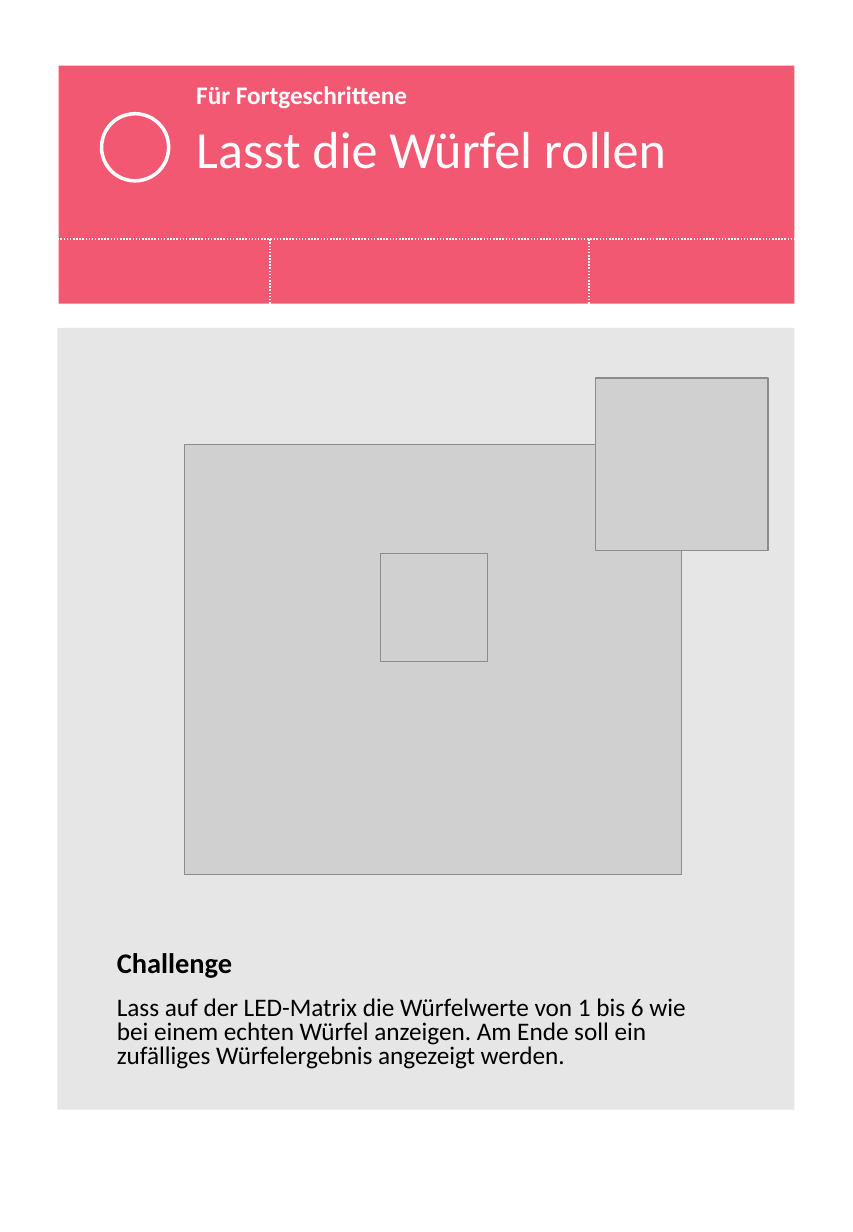
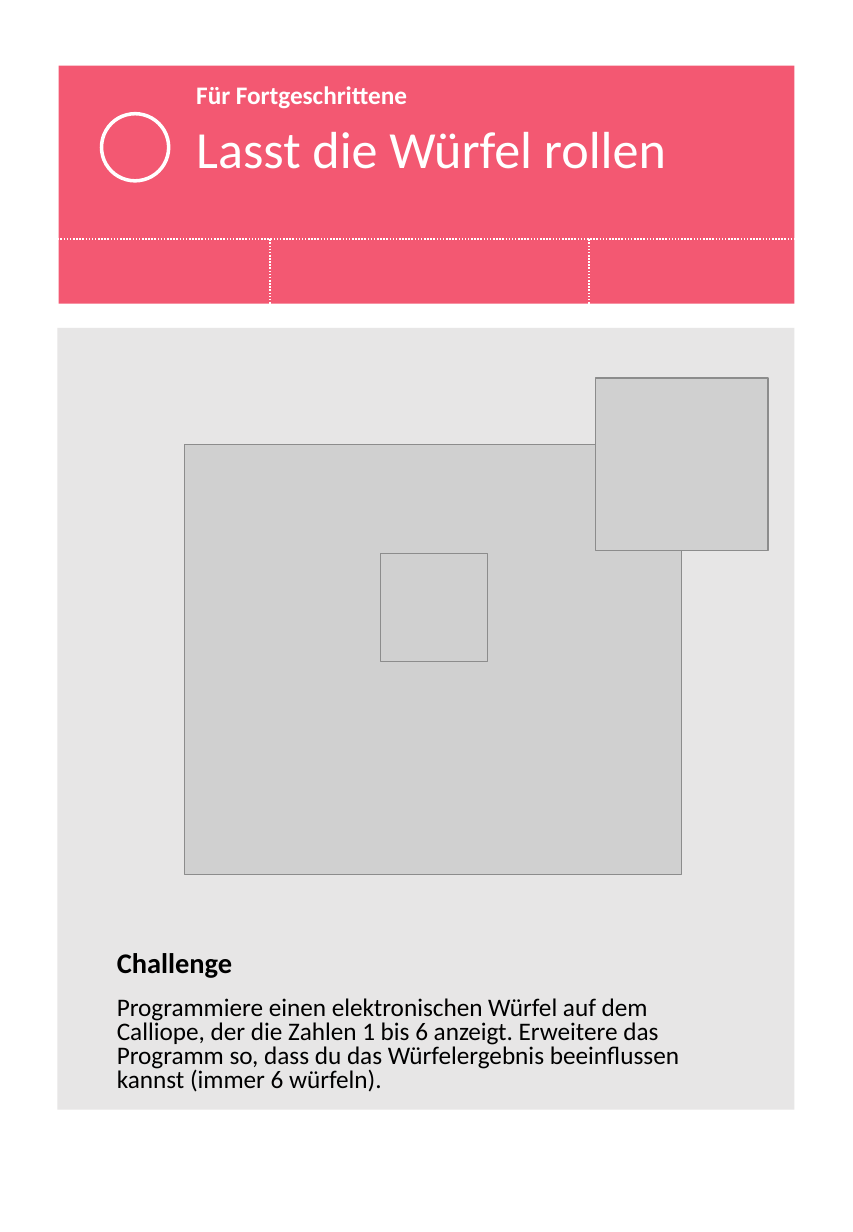
Before and after one commit to macim0/KISS_MINT, a slide deck: slide 1 of Lass_die_Wuerfel_Rollen/Lass_die_Wuerfel_rollen.pptx. Drawn at 853x1232 pixels with LibreOffice and Linux fonts; fonts in the diff are those of the drawing; grey boxes stand for pictures; background and template pictures are left out. Boxes give left, top, right and bottom in pixels: in the first picture for what was removed or moved away, otherwise in the second. Text is boxed around its words. In the diff, an @@ line names an element or a change of style, - is before the commit and + after.

```diff
--- a/Lass_die_Wuerfel_Rollen/Lass_die_Wuerfel_rollen.pptx
+++ b/Lass_die_Wuerfel_Rollen/Lass_die_Wuerfel_rollen.pptx
@@ text at (117,998,679,1092): text changed @@
-Lass auf der LED-Matrix die Würfelwerte von 1 bis 6 wie bei einem echten Würfel anzeigen. Am Ende soll ein zufälliges Würfelergebnis angezeigt werden.
+Programmiere einen elektronischen Würfel auf dem Calliope, der die Zahlen 1 bis 6 anzeigt. Erweitere das Programm so, dass du das Würfelergebnis beeinflussen kannst (immer 6 würfeln).
```
Also in this commit, not shown: 1 slide added, 3 other files.
